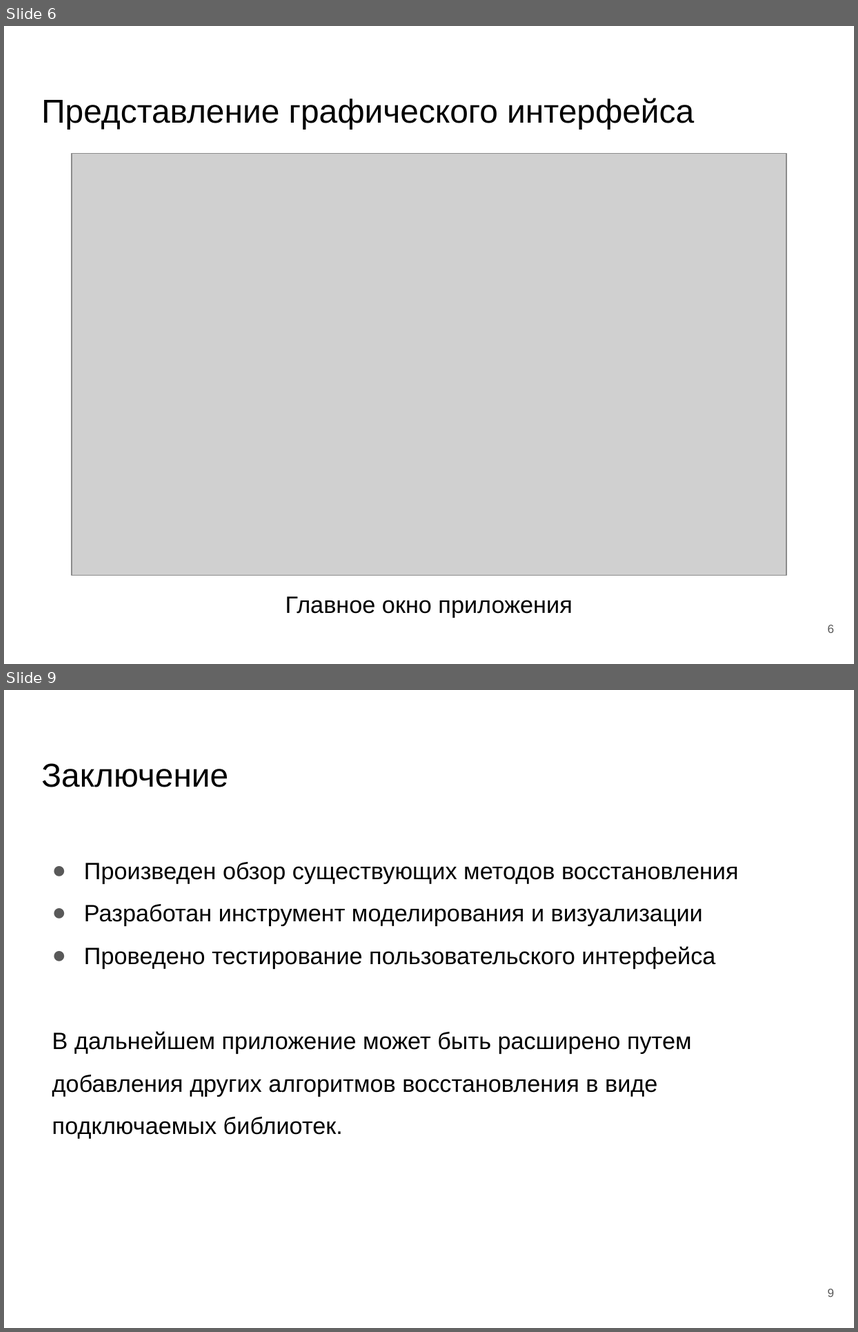
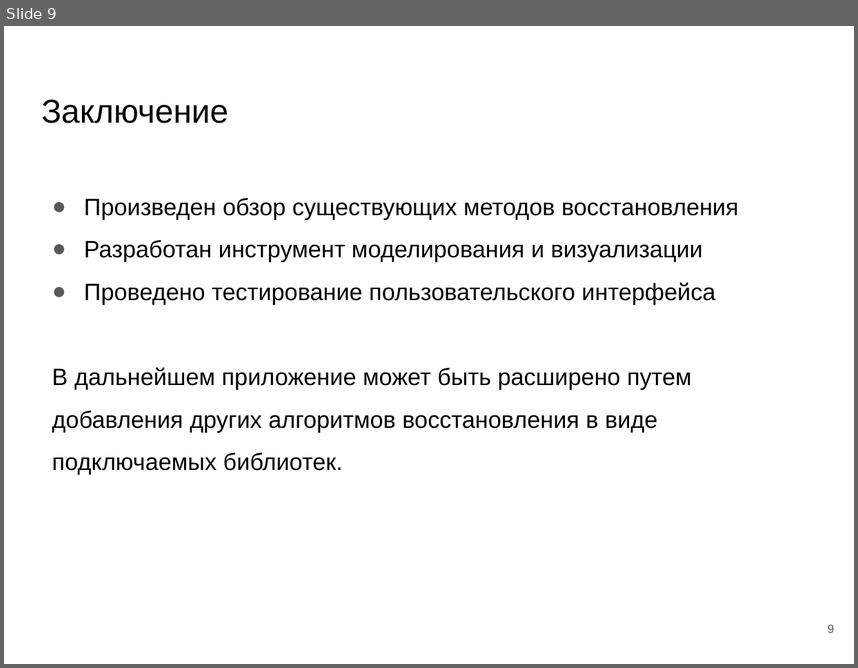
Before and after one commit to DimonPopov/PopovDS_9304_GraduateWork, a slide deck: paper/Презентация_защита.pptx. Shown one above the other, each under a label of ours: slides 6 and 9 before the commit, slide 9 after it; the slides between them are not shown. The pictures are 858x1332 and 858x668 pixels, drawn with LibreOffice and Linux fonts; fonts in the diff are those of the drawing; grey boxes stand for pictures. Boxes give left, top, right and bottom in pixels: in the first picture for what was removed or moved away, otherwise in the second. Text is boxed around its words. In the diff, an @@ line names an element or a change of style, - is before the commit and + after.

```diff
--- a/paper/Презентация_защита.pptx
+++ b/paper/Презентация_защита.pptx
@@ slide 6 removed at (4, 26, 854, 664), background #FFFFFF @@
@@ title removed at (41, 98, 694, 129) @@
-Представление графического интерфейса
@@ picture removed at (72, 154, 787, 575) @@
@@ text removed at (286, 596, 572, 617) @@
-Главное окно приложения
@@ page number removed at (828, 624, 835, 633) @@
-6
```
Also in this commit, not shown: 3 slides changed, 5 slides added, 2 other slides removed.
